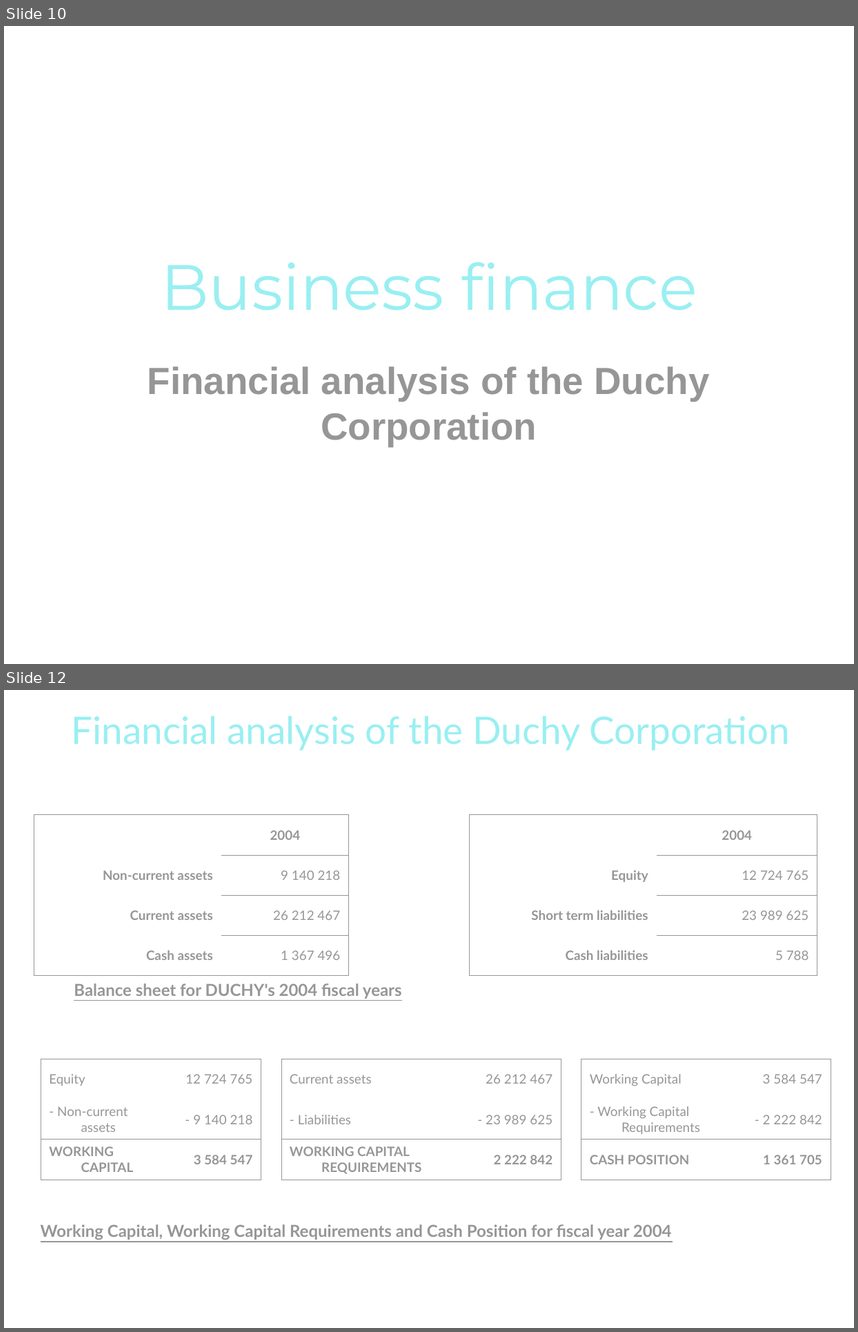
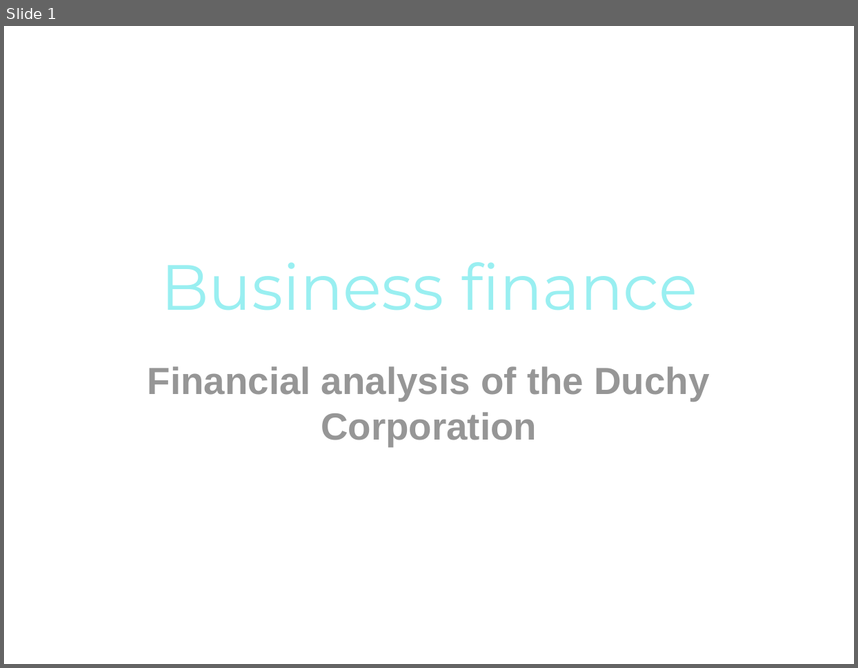
Before and after one commit to pngames/pavillon-noir, a slide deck: .others/tertiaire/tertiaire_finance.ppt. Shown one above the other, each under a label of ours: slides 10 and 12 before the commit, slide 1 after it; the slides between them are not shown. The pictures are 858x1332 and 858x668 pixels, drawn with LibreOffice and Linux fonts; fonts in the diff are those of the drawing; background and template pictures are left out. Boxes give left, top, right and bottom in pixels: in the first picture for what was removed or moved away, otherwise in the second. Text is boxed around its words. In the diff, an @@ line names an element or a change of style, - is before the commit and + after.

```diff
--- a/.others/tertiaire/tertiaire_finance.ppt
+++ b/.others/tertiaire/tertiaire_finance.ppt
@@ slide 12 removed at [4, 690, 854, 1328], background picture (left out) @@
@@ title removed at [72, 716, 790, 750] @@
-Financial analysis of the Duchy Corporation
@@ table removed at [34, 815, 818, 963], 4 rows, 5 columns @@
- | 2004 |  |  | 2004
-Non-current assets | 9 140 218 |  | Equity | 12 724 765
-Current assets | 26 212 467 |  | Short term liabilities | 23 989 625
-Cash assets | 1 367 496 |  | Cash liabilities | 5 788
@@ text removed at [74, 983, 402, 998] @@
-Balance sheet for DUCHY's 2004 fiscal years
@@ table removed at [41, 1059, 832, 1176], 3 rows, 8 columns @@
-Equity | 12 724 765 |  | Current assets | 26 212 467 |  | Working Capital | 3 584 547
-- Non-current assets | - 9 140 218 |  | - Liabilities | - 23 989 625 |  | - Working Capital Requirements | - 2 222 842
-WORKING CAPITAL | 3 584 547 |  | WORKING CAPITAL REQUIREMENTS | 2 222 842 |  | CASH POSITION | 1 361 705
@@ text removed at [41, 1224, 672, 1239] @@
-Working Capital, Working Capital Requirements and Cash Position for fiscal year 2004
@@ what was slide 10 is now slide 1 @@
```
Also in this commit, not shown: 4 slides changed, 1 other slide removed.
